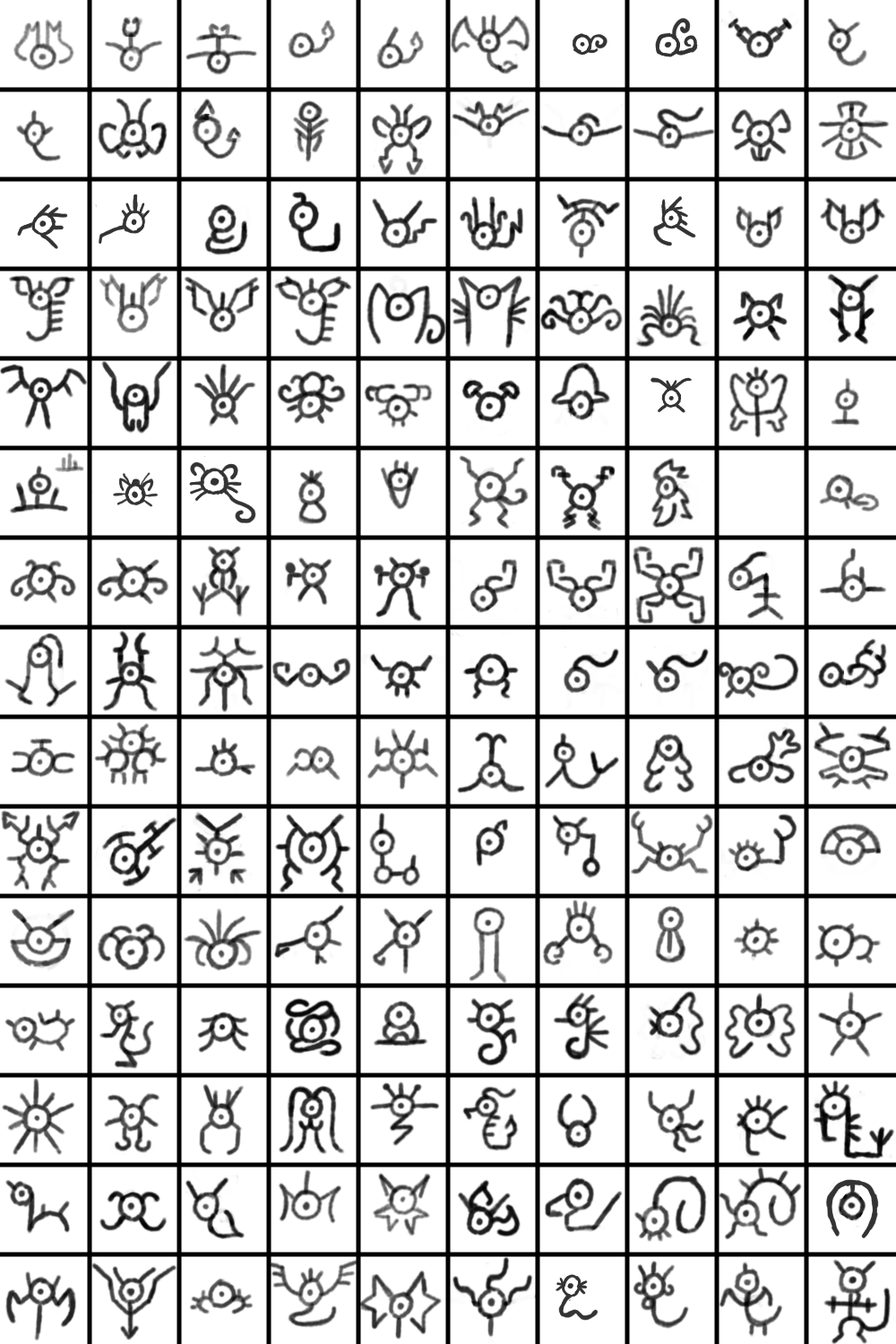
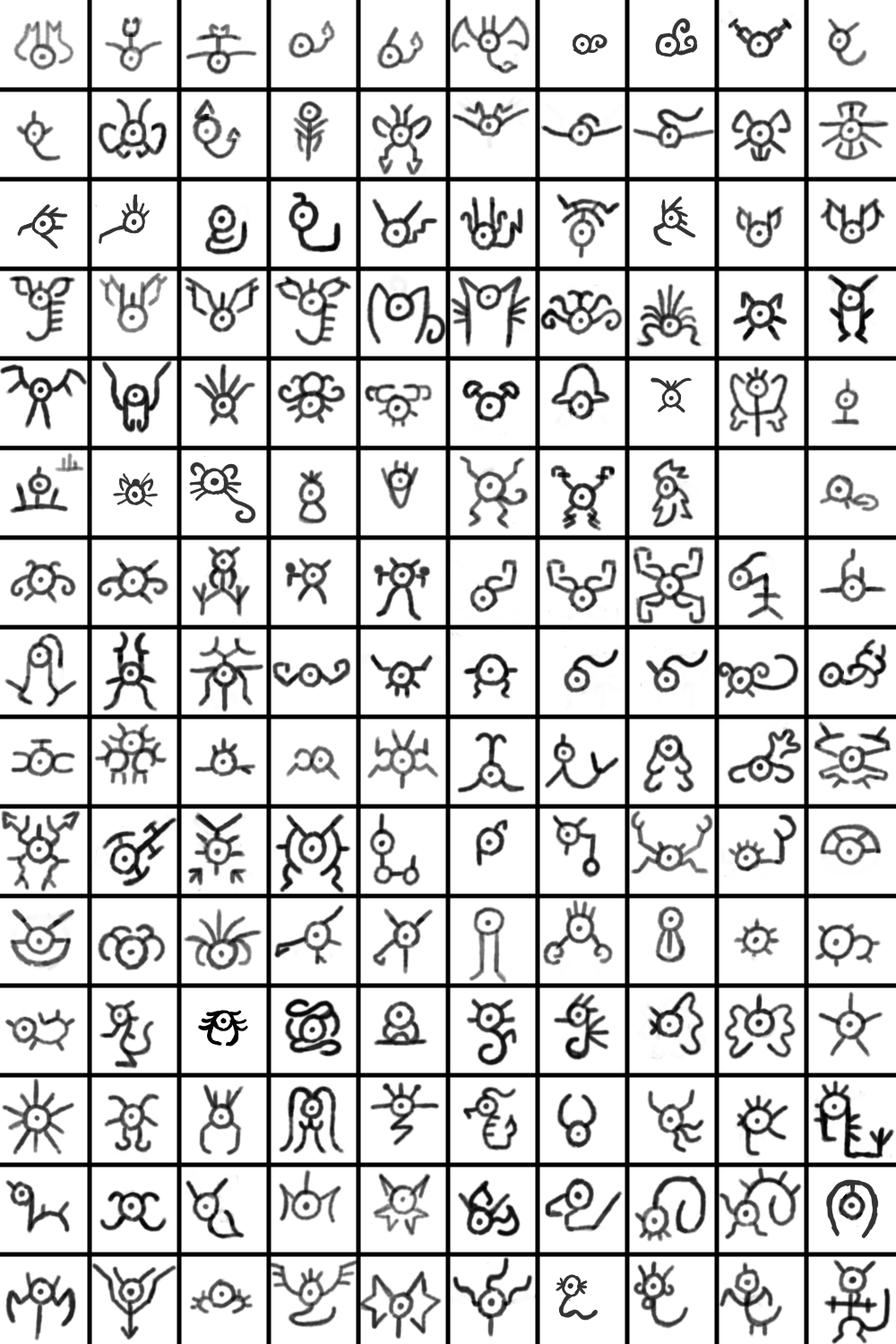
Before/after of a (896, 1344) layered artwork. What changed in the layer stack:
painted on "Paint Layer 1" over (x1=196, y1=1009, x2=250, y2=1054)
